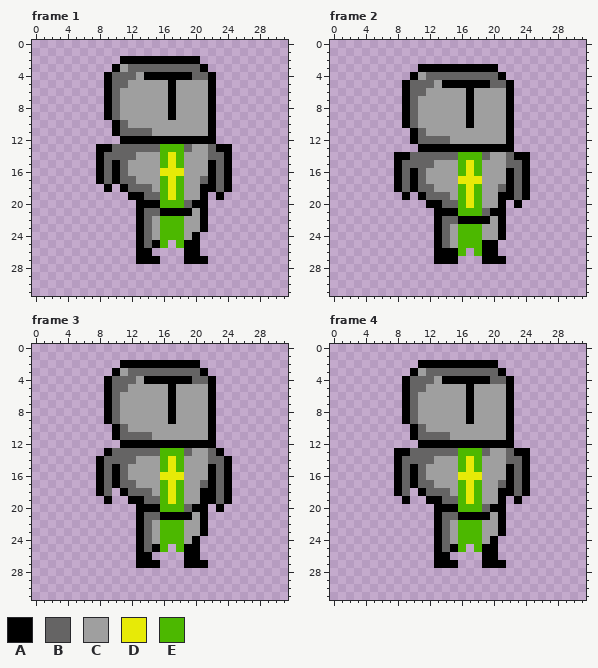
One commit to this animated GIF sprite: picture/knight_idle.gif. Above: the version before the commit.
The file is 160x160 pixels, drawn in blocks of 5x5; one block is one cell here. Shown: frame 1, frame 2, frame 3, frame 4. The commit also changed other frames, which this record leaves out.
Palette (. is transparent): A #000000  B #656464  C #9f9f9f  D #e7ea07  E #4cb800
Pixels before, frame 1, first column x 8:
 2 ...AAAAAAAAAA....
 3 ..ACBBBBBBBBBA...
 4 .ABBBCAAAAAABBA..
 5 .ABBCCCCCACCCCA..
 6 .ABCCCCCCACCCCA..
 7 .ABCCCCCCACCCCA..
 8 .ABCCCCCCACCCCA..
 9 .ABCCCCCCACCCCA..
10 ..ABCCCCCCCCCCA..
11 ..ABBBBCCCCCCCA..
12 ...AAAAAAAAAAAA..
13 AABBBBBBEEEBCCBAA
14 ABBBBCCCEDECCCBBA
15 ABABCCCCEDECCCABA
16 ABABCCCCDDDCCCABA
17 ABABBCCCEDECCBABA
18 .A.ABBBCEDECCAABA
19 ....AABBEDECCA.A.
20 .....AAAEEEBAA...
21 .....ABBAAAACA...
22 .....ABCEEECCA...
23 .....ABCEEECCA...
24 .....ABCEEECA....
25 .....ABAE.EAA....
26 .....AA....AA....
27 .....AAA...AAA...
Pixels before, frame 2, first column x 8:
 3 ...AAAAAAAAAA....
 4 ..ACBBBBBBBBBA...
 5 .ABBBCAAAAAABBA..
 6 .ABBCCCCCACCCCA..
 7 .ABCCCCCCACCCCA..
 8 .ABCCCCCCACCCCA..
 9 .ABCCCCCCACCCCA..
10 .ABCCCCCCACCCCA..
11 ..ABCCCCCCCCCCA..
12 ..ABBBBCCCCCCCA..
13 ...AAAAAAAAAAAA..
14 AABBBBBBEEEBCCBAA
15 ABBBBCCCEDECCCBBA
16 ABABCCCCEDECCCABA
17 ABABCCCCDDDCCCABA
18 ABABBCCCEDECCBABA
19 .A.ABBBCEDECCAABA
20 ....AABBEDECCA.A.
21 .....AAAEEEBAA...
22 .....ABBAAAACA...
23 .....ABCEEECCA...
24 .....ABCEEECCA...
25 .....ABCEEEAA....
26 .....AAAE.EAA....
27 .....AAA...AAA...
Pixels before, frame 3, first column x 8:
 2 ...AAAAAAAAAA....
 3 ..ACBBBBBBBBBA...
 4 .ABBBCAAAAAABBA..
 5 .ABBCCCCCACCCCA..
 6 .ABCCCCCCACCCCA..
 7 .ABCCCCCCACCCCA..
 8 .ABCCCCCCACCCCA..
 9 .ABCCCCCCACCCCA..
10 ..ABCCCCCCCCCCA..
11 ..ABBBBCCCCCCCA..
12 ...AAAAAAAAAAAA..
13 .ABBBBBBEEEBCCBA.
14 ABBBBCCCEDECCCBBA
15 ABABCCCCEDECCCABA
16 ABABCCCCDDDCCCABA
17 ABABBCCCEDECCBABA
18 AB.ABBBCEDECCAABA
19 .A..AABBEDECCAABA
20 .....AAAEEEBAA.A.
21 .....ABBAAAACA...
22 .....ABCEEECCA...
23 .....ABCEEECCA...
24 .....ABCEEECA....
25 .....ABAE.EAA....
26 .....AA....AA....
27 .....AAA...AAA...
Pixels before, frame 4, first column x 8:
 2 ...AAAAAAAAAA....
 3 ..ACBBBBBBBBBA...
 4 .ABBBCAAAAAABBA..
 5 .ABBCCCCCACCCCA..
 6 .ABCCCCCCACCCCA..
 7 .ABCCCCCCACCCCA..
 8 .ABCCCCCCACCCCA..
 9 .ABCCCCCCACCCCA..
10 ..ABCCCCCCCCCCA..
11 ..ABBBBCCCCCCCA..
12 ...AAAAAAAAAAAA..
13 AABBBBBBEEEBCCBAA
14 ABBBBCCCEDECCCBBA
15 ABABCCCCEDECCCABA
16 ABABCCCCDDDCCCABA
17 ABABBCCCEDECCBABA
18 AB.ABBBCEDECCAABA
19 .A..AABBEDECCA.A.
20 .....AAAEEEBAA...
21 .....ABBAAAACA...
22 .....ABCEEECCA...
23 .....ABCEEECCA...
24 .....ABCEEECA....
25 .....ABAE.EAA....
26 .....AA....AA....
27 .....AAA...AAA...
New version:
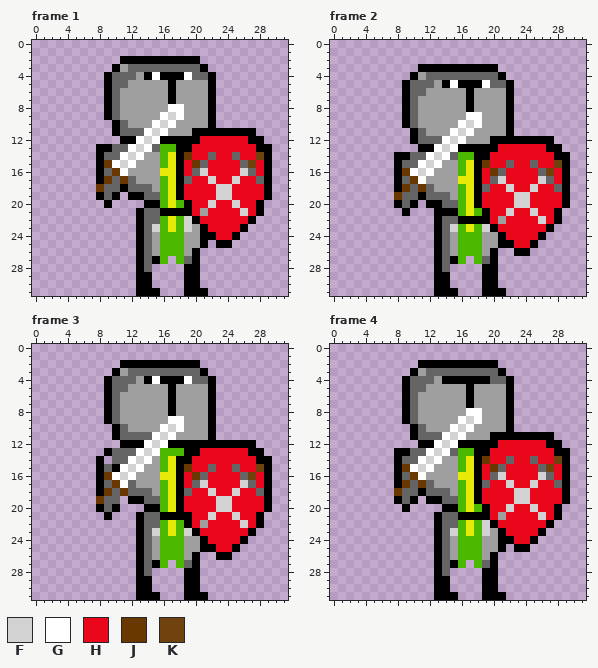
Colours new in this view: F #d2d2d2  G #ffffff  H #ea071b  J #693801  K #70420d
Change:
Changed rows in their new state; - is an unchanged pixel.
Frame 1:
first column x 15:
 4 G---G
first column x 8:
 8 ---------GG-----------
 9 --------GFG-----------
10 -------GFG------------
11 ------GFG---AA-AAAAA--
12 -----GFG-----HHHHHHAA-
13 ----GFG---AAHHHHHHHHAA
14 ---GFG----AJHH-HHBHHKA
15 -JGFG-----AHJBHHHHBKHA
16 --JG------AHBFHHHHFBHA
17 -JBJ------ABHHFHHFHHBA
18 JBB-------AHHHHFFHHHHA
19 ABA-------AHHHHFFHHHHA
20 -A---.---D-AHHFHHFHHA-
21 ------------HCHHHHFHA-
22 -------B-D-FAHHHHHHA--
23 -------F-D-F--HHHHA---
24 ------------CAAHHA----
25 -------C-E-CCA-AA-----
26 ------BCEEEC----------
27 ------B-E-EB-.--------
28 -----AB----AA---------
29 -----AA----AA---------
30 -----AA----AA---------
31 -----AAA---AAA--------
Frame 2:
first column x 15:
 5 G---G
first column x 8:
 9 ---------GG-----------
10 --------GFG-----------
11 -------GFG------------
12 ------GFG---AA-AAAAA--
13 -----GFG-----HHHHHHAA-
14 ----GFG---AAHHHHHHHHAA
15 ---GFG----AJHH-HHBHHKA
16 -JGFG-----AHJBHHHHBKHA
17 --JG------AHBFHHHHFBHA
18 -JBJ------ABHHFHHFHHBA
19 JBB-------AHHHHFFHHHHA
20 ABA-------AHHHHFFHHHHA
21 -A-------D-AHHFHHFHHA-
22 ------------HCHHHHFHA-
23 -------F-D-FAHHHHHHA--
24 --------------HHHHA---
25 -----------CCAAHHA----
26 ------BC-E-C---AA-----
27 ------B-E-EB-.--------
28 -----AB----AA---------
29 -----AA----AA---------
30 -----AA----AA---------
31 -----AAA---AAA--------
Frame 3:
first column x 15:
 4 G---G
first column x 8:
 9 ---------GG-----------
10 --------GFG-----------
11 -------GFG------------
12 ------GFG------AAAAA--
13 -----GFG---AAHHHHHHAA-
14 -.--GFG---AAHHHHHHHHAA
15 ---GFG----AJHHBHHBHHKA
16 -JGFG-----AHJBHHHHBKHA
17 --JG------AHBFHHHHFBHA
18 -JBJ------ABHHFHHFHHBA
19 JBB-------AHHHHFFHHHHA
20 ABA--.---DAHHHHFFHHHHA
21 -A----------HHFHHFHHA-
22 -------B-D-AHCHHHHFHA-
23 -------F-D-FAHHHHHHA--
24 ------------CAHHHHA---
25 -------C-E-CCAAHHA----
26 ------BCEEEC---AA-----
27 ------B-E-EB-.--------
28 -----AB----AA---------
29 -----AA----AA---------
30 -----AA----AA---------
31 -----AAA---AAA--------
Frame 4:
first column x 8:
 8 ---------GG-----------
 9 --------GFG-----------
10 -------GFG------------
11 ------GFG---AA-AAAAA--
12 -----GFG-----HHHHHHAA-
13 ----GFG---AAHHHHHHHHAA
14 ---GFG----AJHH-HHBHHKA
15 -JGFG-----AHJBHHHHBKHA
16 --JG------AHBFHHHHFBHA
17 -JBJ------ABHHFHHFHHBA
18 J-B-------AHHHHFFHHHHA
19 ABA-------AHHHHFFHHHHA
20 -A---.---D-AHHFHHFHHA-
21 ------------HCHHHHFHA-
22 -------B-D-FAHHHHHHA--
23 -------F-D-F--HHHHA---
24 ------------CAAHHA----
25 -------C-E-CCA-AA-----
26 ------BCEEEC----------
27 ------B-E-EB-.--------
28 -----AB----AA---------
29 -----AA----AA---------
30 -----AA----AA---------
31 -----AAA---AAA--------
Changed places in both pictures, as pixel boxes (x1, y1, x2, y2):
changed: (96, 72, 272, 296)
changed: (450, 80, 490, 88)
changed: (394, 112, 570, 296)
changed: (152, 376, 192, 384)
changed: (96, 416, 272, 600)
changed: (394, 408, 570, 600)
